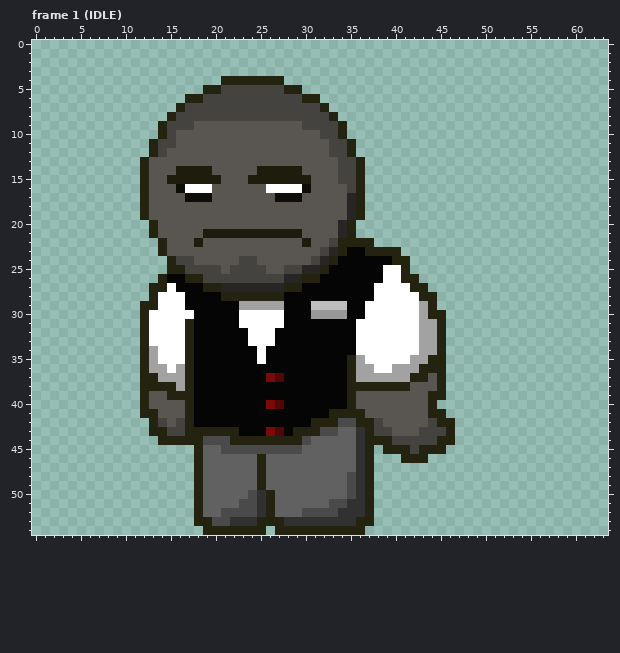
One commit to this pixel-art file: assets/Enemies/receptionist.aseprite. Above, as it was before the edit.
64x55 pixels, 19 frames. Colours within 5 levels of each other are drawn and written as one. Shown: frame 1 (IDLE). The commit also changed other frames, which this record leaves out.
Once edited:
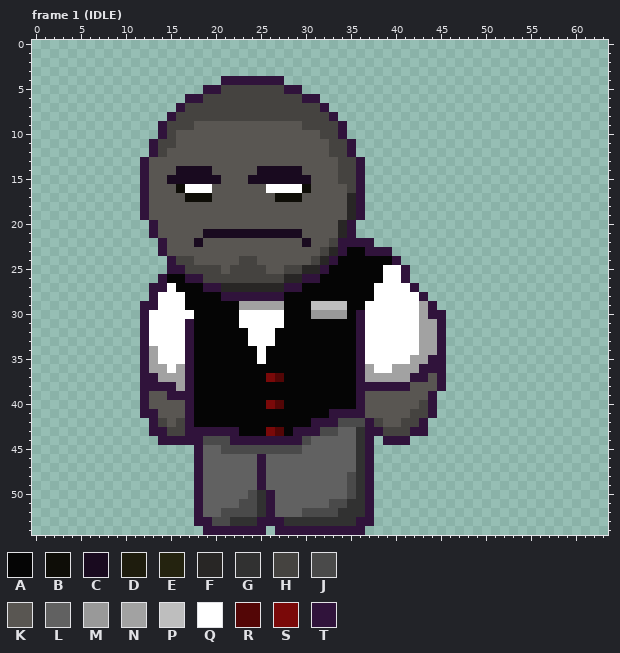
Palette (. is transparent): A #050505  B #0e0d07  C #190a1f  D #1e1c0d  E #24230f  F #282625  G #313131  H #454340  J #4a4a4a  K #595652  L #616161  M #999999  N #a2a2a2  P #bebebe  Q #ffffff  R #530606  S #7a0909  T #30133b
Changes in this commit:
--- frame 1 (IDLE), layers "HEAD", "BODY", ":EGS"
@@ x 10..48 @@
  3 .......................................
- 4 ...........EEEEEEE.....................
- 5 .........EEHHHHHHHEE...................
- 6 .......EEHHHHHHHHHHHEE.................
- 7 ......EHHHHHHHHHHHHHHHE................
- 8 .....EHHHHHHHHHHHHHHHHHE...............
- 9 ....EHHHKKKKKKKKKKKKHHHHE..............
-10 ....EHKKKKKKKKKKKKKKKKHHE..............
-11 ...EHHKKKKKKKKKKKKKKKKKHHE.............
-12 ...EHKKKKKKKKKKKKKKKKKKHHE.............
-13 ..EKKKKKKKKKKKKKKKKKKKKKHHE............
-14 ..EKKKDDDDKKKKKDDDDDKKKKHHE............
-15 ..EKKDDDDDDKKKDDDDDDDKKKHHE............
-16 ..EKKKBQQQKKKKKKQQQQBKKKKHE............
-17 ..EKKKKBBBKKKKKKKBBBKKKKKFE............
-18 ..EKKKKKKKKKKKKKKKKKKKKKKFE............
-19 ..EKKKKKKKKKKKKKKKKKKKKKKFE............
-20 ...EKKKKKKKKKKKKKKKKKKKKFE.............
-21 ...EKKKKKDDDDDDDDDDDKKKKFE.............
-22 ....EKKKDKKKKKKKKKKKDKKHEEEE...........
-23 ....EKKKKKKKKKKKKKKKKKHFEAAEEEE........
-24 .....EHHKKKKKHHKKKKKKHFEAAAAAAEE.......
-25 .....EEHHHHKHHHHKKHHFFEAAAAAAQQE.......
-26 ....EAAEEHHHHHHHHHFFEEAAAAAAAQQEE......
-27 ...EEQAAAEEFFFFFFFEEAAAAAAAAQQQQEE.....
-28 ...EQQQAAAAEEEEEEEAAAAAAAAAAQQQQQEE....
-29 ..EEQQQAAAAAANNNNNAAAPPPPAAQQQQQQNE....
-30 ..EQQQQQAAAAAQQQQQAAAMMMMAAQQQQQQNEE...
-31 ..EQQQQEAAAAAQQQQQAAAAAAAAQQQQQQQNNE...
-32 ..EQQQQEAAAAAAQQQAAAAAAAAAQQQQQQQNNE...
-33 ..EQQQQEAAAAAAQQQAAAAAAAAAQQQQQQQNNE...
-34 ..ENQQQEAAAAAAAQAAAAAAAAAAQQQQQQQNNE...
-35 ..ENQQQEAAAAAAAQAAAAAAAAAENQQQQQNNEE...
-36 ..ENNQNEAAAAAAAAAAAAAAAAAENNQQNNNEEE...
-37 ..EENNNEAAAAAAAASRAAAAAAAENNNNNNEEKE...
-38 ..EEEENEAAAAAAAAAAAAAAAAAEEEEEEEKKKE...
-39 ..EKKEEEAAAAAAAAAAAAAAAAAEKKKKKKKKEE...
-40 ..EKKKKEAAAAAAAASRAAAAAAAEKKKKKKKKE....
-41 ..EEKKKEAAAAAAAAAAAAAAAEEEEKKKKKKKEE...
-42 ...EHKHEAAAAAAAAAAAAAEEEJJEEHKKKKKHEE..
-43 ...EEHHEEEEEEAAASRAEEEJJLLGEHHKKKHHHE..
-44 ....EEEEEJJJEEEEEEEEJLLLLLGEEEHHHHHEE..
-45 ........ELLJJJJJJJJJLLLLLLGE.EEEHEEE...
-46 ........ELLLLLLELLLLLLLLLLGE...EEE.....
-47 ........ELLLLLLELLLLLLLLLLGE...........
-48 ........ELLLLLLELLLLLLLLLJGE...........
-49 ........ELLLLLLELLLLLLLLLJGE...........
-50 ........ELLLLLJGELLLLLLLLJGE...........
-51 ........ELLLLJJGELLLLLLJJGGE...........
-52 ........ELLJJJJGELLLJJJJGGGE...........
-53 ........EEJJGGGEEEGGGGGGGGEE...........
-54 .........EEEEEEE.EEEEEEEEEE............
+ 4 ...........TTTTTTT.....................
+ 5 .........TTHHHHHHHTT...................
+ 6 .......TTHHHHHHHHHHHTT.................
+ 7 ......THHHHHHHHHHHHHHHT................
+ 8 .....THHHHHHHHHHHHHHHHHT...............
+ 9 ....THHHKKKKKKKKKKKKHHHHT..............
+10 ....THKKKKKKKKKKKKKKKKHHT..............
+11 ...THHKKKKKKKKKKKKKKKKKHHT.............
+12 ...THKKKKKKKKKKKKKKKKKKHHT.............
+13 ..TKKKKKKKKKKKKKKKKKKKKKHHT............
+14 ..TKKKCCCCKKKKKCCCCCKKKKHHT............
+15 ..TKKCCCCCCKKKCCCCCCCKKKHHT............
+16 ..TKKKBQQQKKKKKKQQQQBKKKKHT............
+17 ..TKKKKBBBKKKKKKKBBBKKKKKFT............
+18 ..TKKKKKKKKKKKKKKKKKKKKKKFT............
+19 ..TKKKKKKKKKKKKKKKKKKKKKKFT............
+20 ...TKKKKKKKKKKKKKKKKKKKKFT.............
+21 ...TKKKKKCCCCCCCCCCCKKKKFT.............
+22 ....TKKKCKKKKKKKKKKKCKKHTTTT...........
+23 ....TKKKKKKKKKKKKKKKKKHFTAATTT.........
+24 .....THHKKKKKHHKKKKKKHFTAAAAAAT........
+25 .....TTHHHHKHHHHKKHHFFTAAAAAAQQT.......
+26 ....TAATTHHHHHHHHHFFTTAAAAAAAQQT.......
+27 ...TTQAAATTFFFFFFFTTAAAAAAAAQQQQT......
+28 ...TQQQAAAATTTTTTTAAAAAAAAAAQQQQQT.....
+29 ..TTQQQAAAAAANNNNNAAAPPPPAAQQQQQQNT....
+30 ..TQQQQQAAAAAQQQQQAAAMMMMATQQQQQQNTT...
+31 ..TQQQQTAAAAAQQQQQAAAAAAAATQQQQQQNNT...
+32 ..TQQQQTAAAAAAQQQAAAAAAAAATQQQQQQNNT...
+33 ..TQQQQTAAAAAAQQQAAAAAAAAATQQQQQQNNT...
+34 ..TNQQQTAAAAAAAQAAAAAAAAAATQQQQQQNNT...
+35 ..TNQQQTAAAAAAAQAAAAAAAAAATQQQQQNNTT...
+36 ..TNNQNTAAAAAAAAAAAAAAAAAATNQQNNNTTT...
+37 ..TTNNNTAAAAAAAASRAAAAAAAATNNNNNTTKT...
+38 ..TTTTNTAAAAAAAAAAAAAAAAAATTTTTTKKKT...
+39 ..TKKTTTAAAAAAAAAAAAAAAAAATKKKKKKKT....
+40 ..TKKKKTAAAAAAAASRAAAAAAAATKKKKKKHT....
+41 ..TTKKKTAAAAAAAAAAAAAAATTTTKKKKKHHT....
+42 ...THKHTAAAAAAAAAAAAATTTJJJTHKKHHT.....
+43 ...TTHHTTTTTTAAASRATTTJJLLGTTHHHTT.....
+44 ....TTTTTJJJTTTTTTTTJLLLLLGT.TTT.......
+45 ........TLLJJJJJJJJJLLLLLLGT...........
+46 ........TLLLLLLTLLLLLLLLLLGT...........
+47 ........TLLLLLLTLLLLLLLLLLGT...........
+48 ........TLLLLLLTLLLLLLLLLJGT...........
+49 ........TLLLLLLTLLLLLLLLLJGT...........
+50 ........TLLLLLJGTLLLLLLLLJGT...........
+51 ........TLLLLJJGTLLLLLLJJGGT...........
+52 ........TLLJJJJGTLLLJJJJGGGT...........
+53 ........TTJJGGGTTTGGGGGGGGTT...........
+54 .........TTTTTTT.TTTTTTTTTT............
